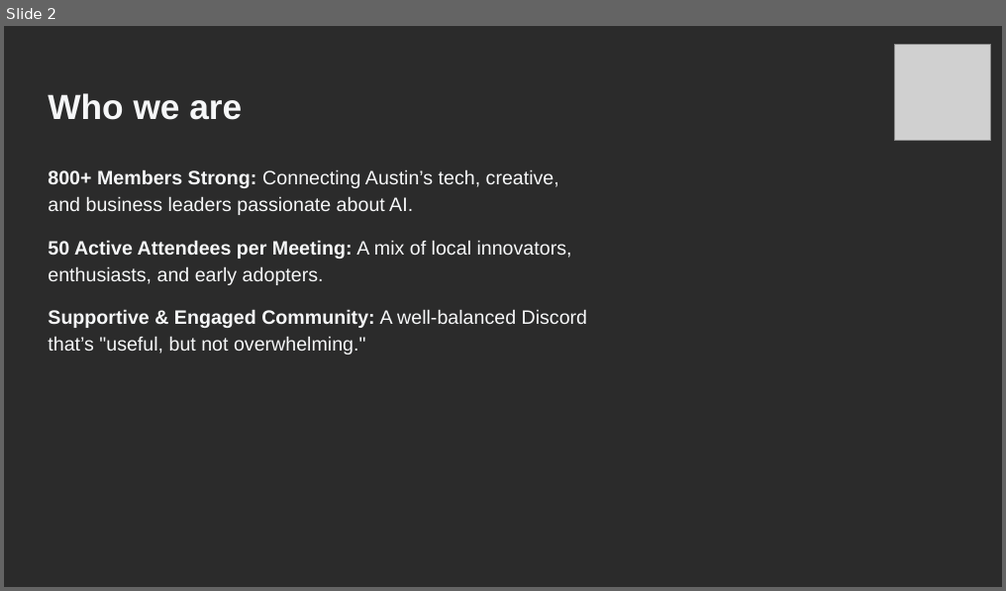
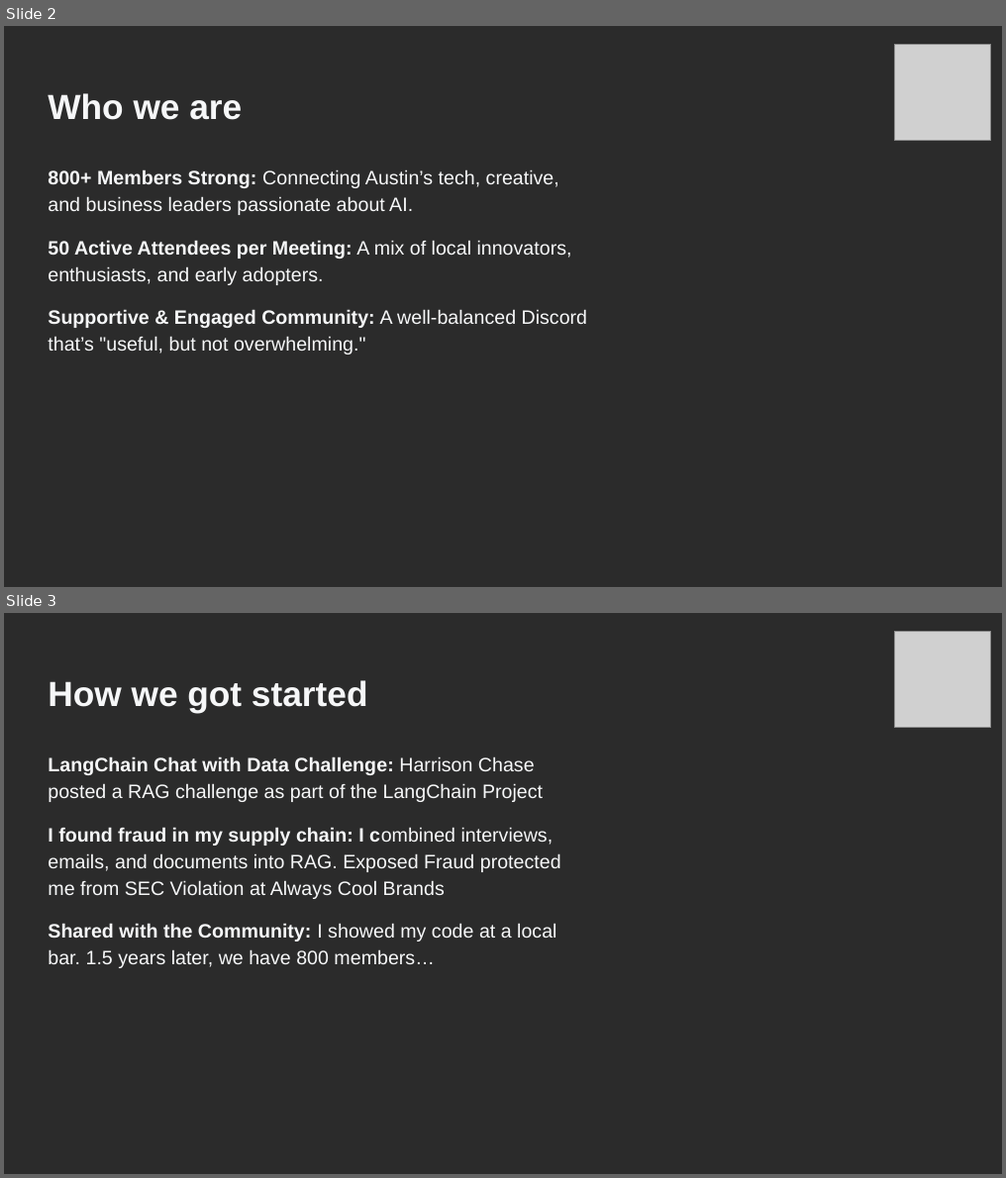
Before and after one commit to aimug-org/austin_langchain, a slide deck: resources/presentations/2024-11-7-MLOPS World - Austin LangChain Deck.pptx. Shown one above the other, each under a label of ours: slide 2 before the commit, slides 2 and 3 after it. The pictures are 1006x591 and 1006x1178 pixels, drawn with LibreOffice and Linux fonts; fonts in the diff are those of the drawing; grey boxes stand for pictures; background and template pictures are left out; a plain dark background stands for a picture behind light text. Boxes give left, top, right and bottom in pixels: in the first picture for what was removed or moved away, otherwise in the second. Text is boxed around its words. In the diff, an @@ line names an element or a change of style, - is before the commit and + after.

```diff
--- a/resources/presentations/2024-11-7-MLOPS World - Austin LangChain Deck.pptx
+++ b/resources/presentations/2024-11-7-MLOPS World - Austin LangChain Deck.pptx
@@ slide 3 added at bbox=[4, 613, 1002, 1174], background picture (left out) @@
@@ picture added at bbox=[894, 632, 990, 729] @@
@@ title added at bbox=[48, 680, 368, 712], 25.2 pt, text #F6F7F8, bold @@
+How we got started
@@ text added at bbox=[48, 757, 561, 968], 14 pt, text #F6F7F8 @@
+LangChain Chat with Data Challenge: Harrison Chase posted a RAG challenge as part of the LangChain Project
+I found fraud in my supply chain: I combined interviews, emails, and documents into RAG. Exposed Fraud protected me from SEC Violation at Always Cool Brands
+Shared with the Community: I showed my code at a local bar. 1.5 years later, we have 800 members…
```
Also in this commit, not shown: 2 slides changed, 2 slides removed, 3 other files.
